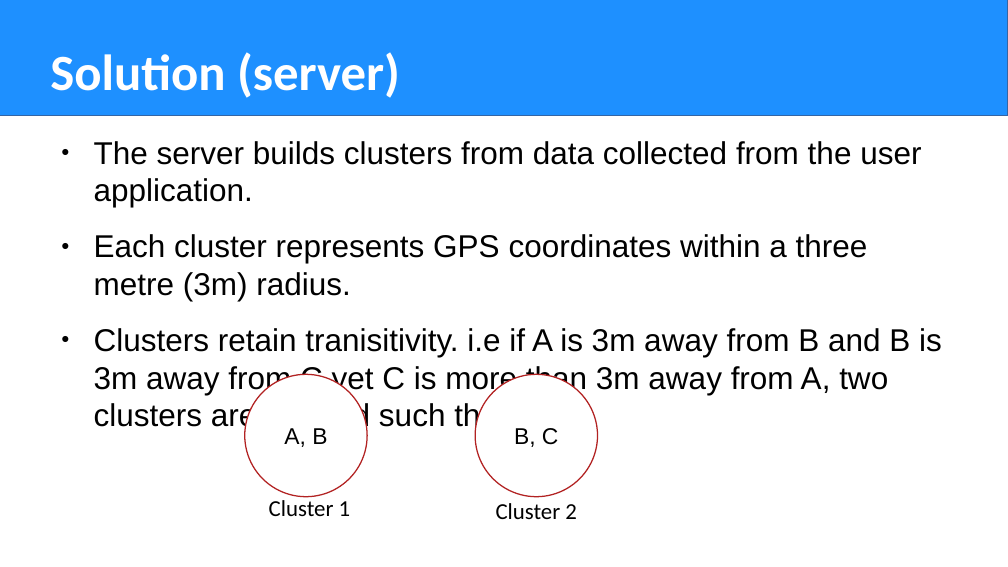
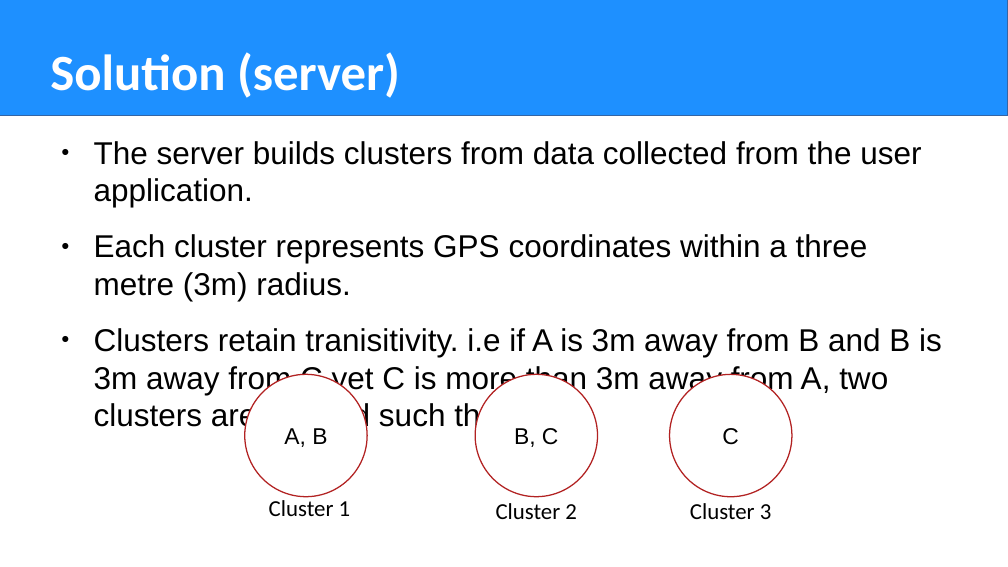
Before and after one commit to ade-mola/covik-19-server, a slide deck: slide 6 of docs/pressentation.odp. Drawn at 1008x567 pixels with LibreOffice and Linux fonts; fonts in the diff are those of the drawing. Boxes give left, top, right and bottom in pixels: in the first picture for what was removed or moved away, otherwise in the second. Text is boxed around its words. In the diff, an @@ line names an element or a change of style, - is before the commit and + after.

```diff
--- a/docs/pressentation.odp
+++ b/docs/pressentation.odp
@@ ellipse added at (x1=670, y1=374, x2=792, y2=497), fill #FFFFFF, outline #B22222 0.99 pt, 18 pt, text #000000 @@
+C
@@ text added at (x1=690, y1=503, x2=772, y2=519), 18 pt, text #000000 @@
+Cluster 3
```
Also in this commit, not shown: 33 other files.
